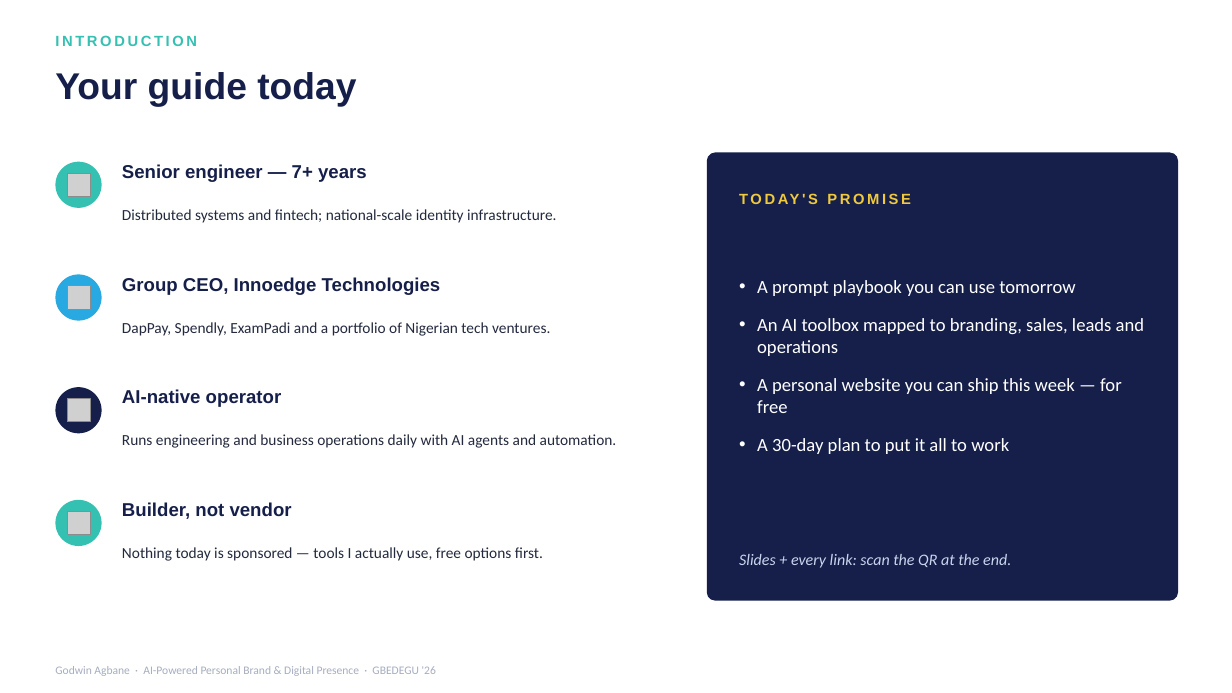
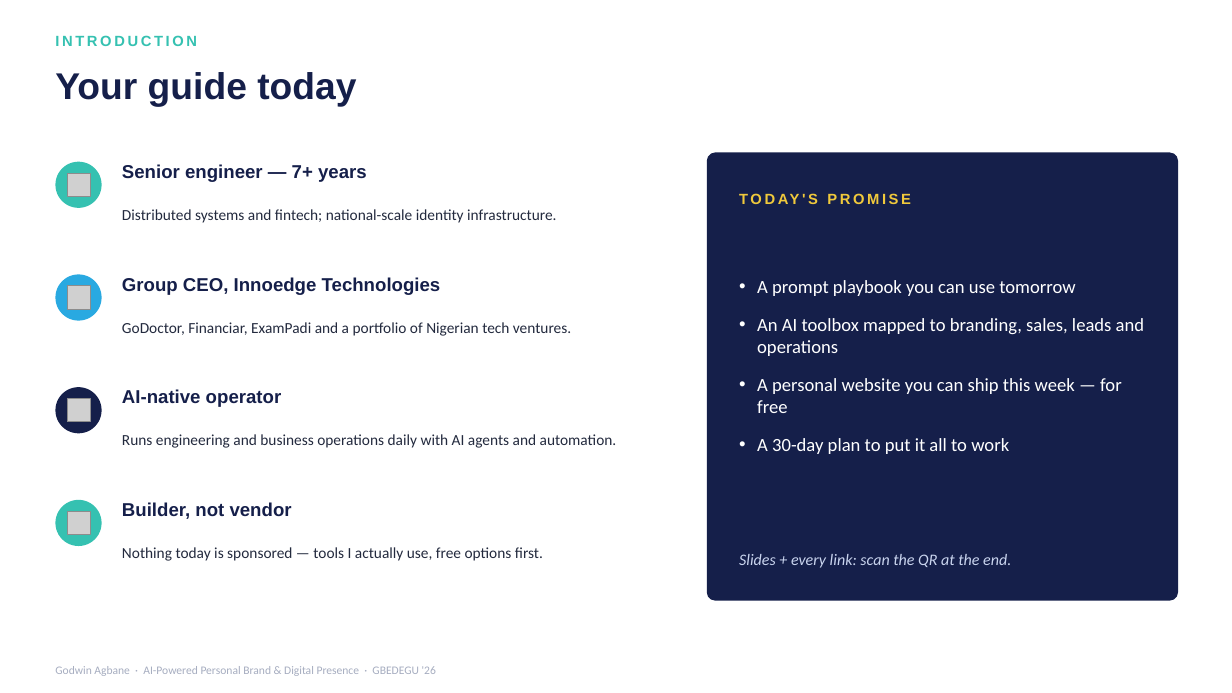
Before and after one commit to agbanzy/gbedegu-ai-playbook, a slide deck: slide 2 of public/downloads/AI-Powered-Personal-Brand-GBEDEGU26.pptx. Drawn at 1232x693 pixels with LibreOffice and Linux fonts; fonts in the diff are those of the drawing; grey boxes stand for pictures; background and template pictures are left out. Boxes give left, top, right and bottom in pixels: in the first picture for what was removed or moved away, otherwise in the second. Text is boxed around its words. In the diff, an @@ line names an element or a change of style, - is before the commit and + after.

Commit message:
content: swap in the v2 deck and fix the resources QR code
v2 of the deck adds the JCI, AMPLIFY and GBEDEGU marks. Verified no slide
content was lost: all 38 slides carry identical text and every one of the 55
distinct images from v1 is still present — the smaller file is PowerPoint
deduplicating 163 image entries down to 58.

The deck's 'SCAN FOR RESOURCES' QR pointed at a private claude.ai artifact
URL, which no attendee can open. Repointed it at jci.innoedgetech.com and
re-exported the PDF so both downloads match what is on screen.

```diff
--- a/public/downloads/AI-Powered-Personal-Brand-GBEDEGU26.pptx
+++ b/public/downloads/AI-Powered-Personal-Brand-GBEDEGU26.pptx
@@ text at [122, 322, 571, 336]: text changed @@
-DapPay, Spendly, ExamPadi and a portfolio of Nigerian tech ventures.
+GoDoctor, Financiar, ExamPadi and a portfolio of Nigerian tech ventures.
```
Also in this commit, not shown: 7 other slides changed, 4 other files.
